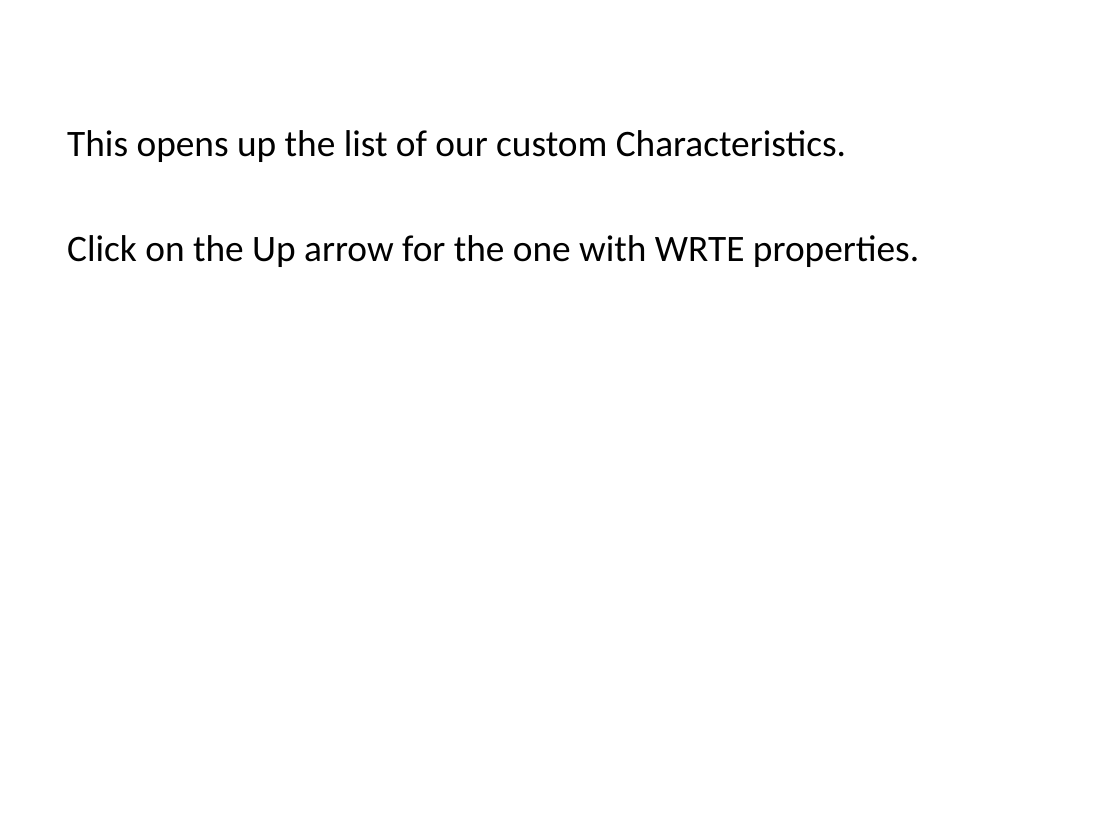
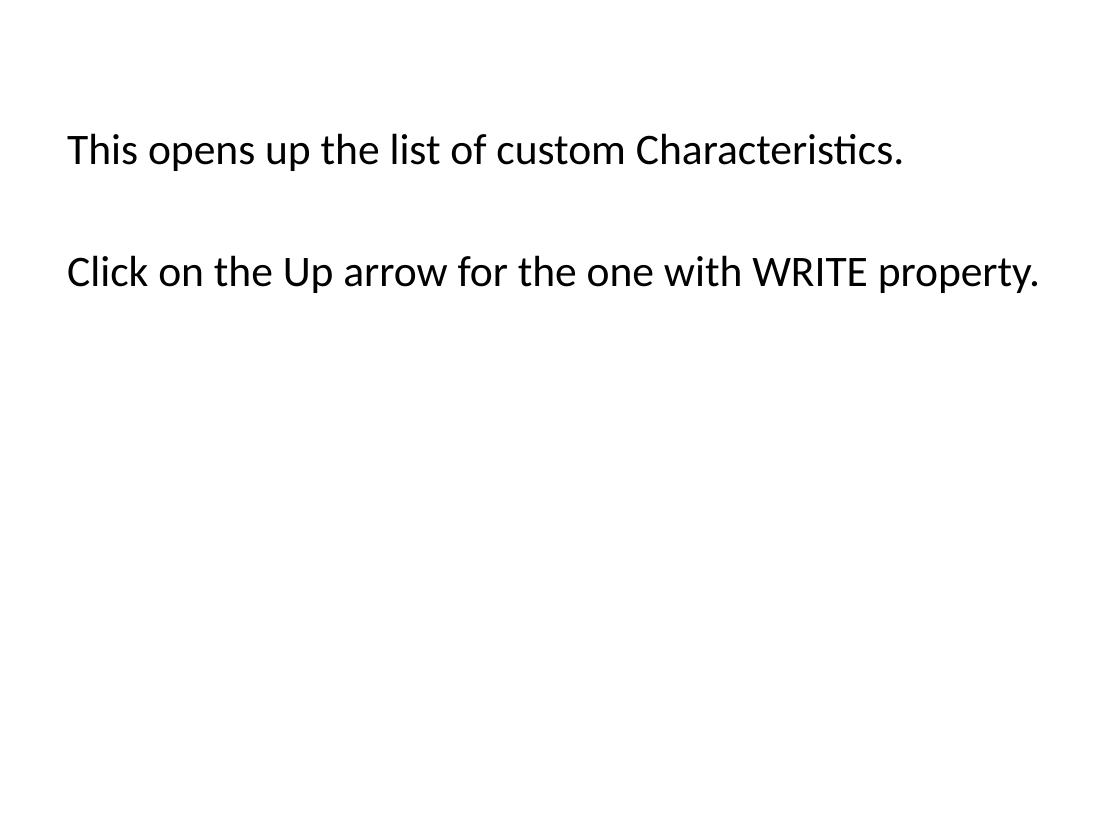
Before and after one commit to jmkuss/BLE_Nano2_Demo, a slide deck: slide 11 of PresentationCues.pptx. Drawn at 1120x840 pixels with LibreOffice and Linux fonts; fonts in the diff are those of the drawing. Boxes give left, top, right and bottom in pixels: in the first picture for what was removed or moved away, otherwise in the second. Text is boxed around its words. In the diff, an @@ line names an element or a change of style, - is before the commit and + after.

```diff
--- a/PresentationCues.pptx
+++ b/PresentationCues.pptx
@@ text at [67, 133, 1040, 293]: text changed; size 24 to 28 pt @@
-This opens up the list of our custom Characteristics.
-Click on the Up arrow for the one with WRTE properties.
+This opens up the list of custom Characteristics.
+Click on the Up arrow for the one with WRITE property.
```
Also in this commit, not shown: 14 other slides changed, 1 slide removed, 3 other files.
